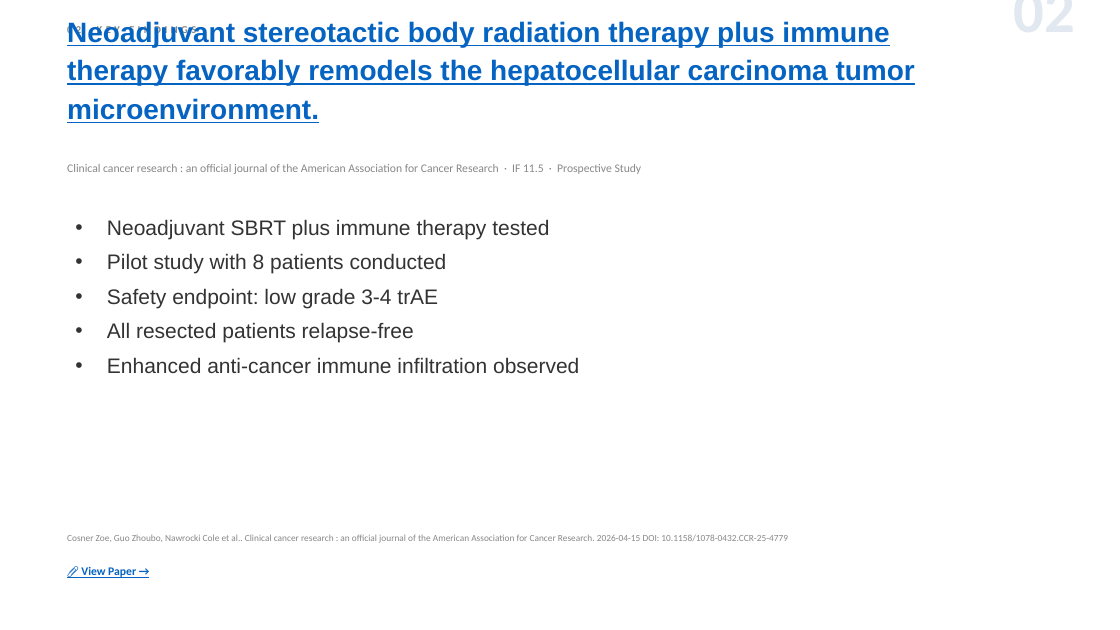
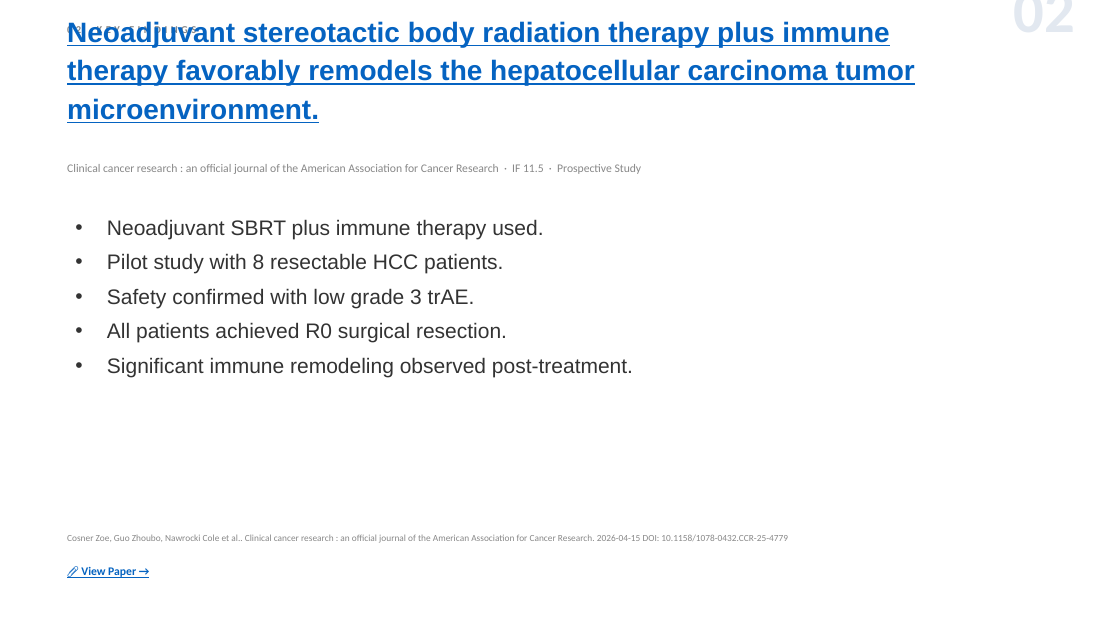
Before and after one commit to jejenhu-maker/hcc-weekly-digest, a slide deck: slide 4 of docs/digest-en.pptx. Drawn at 1120x630 pixels with LibreOffice and Linux fonts; fonts in the diff are those of the drawing. Boxes give left, top, right and bottom in pixels: in the first picture for what was removed or moved away, otherwise in the second. Text is boxed around its words. In the diff, an @@ line names an element or a change of style, - is before the commit and + after.

```diff
--- a/docs/digest-en.pptx
+++ b/docs/digest-en.pptx
@@ text at <box>107,219,633,377</box>: text changed @@
-• Neoadjuvant SBRT plus immune therapy tested
-• Pilot study with 8 patients conducted
-• Safety endpoint: low grade 3-4 trAE
-• All resected patients relapse-free
-• Enhanced anti-cancer immune infiltration observed
+• Neoadjuvant SBRT plus immune therapy used.
+• Pilot study with 8 resectable HCC patients.
+• Safety confirmed with low grade 3 trAE.
+• All patients achieved R0 surgical resection.
+• Significant immune remodeling observed post-treatment.
```
Also in this commit, not shown: 11 other slides changed, 2 slides added, 2 slides removed, 2 other files.
